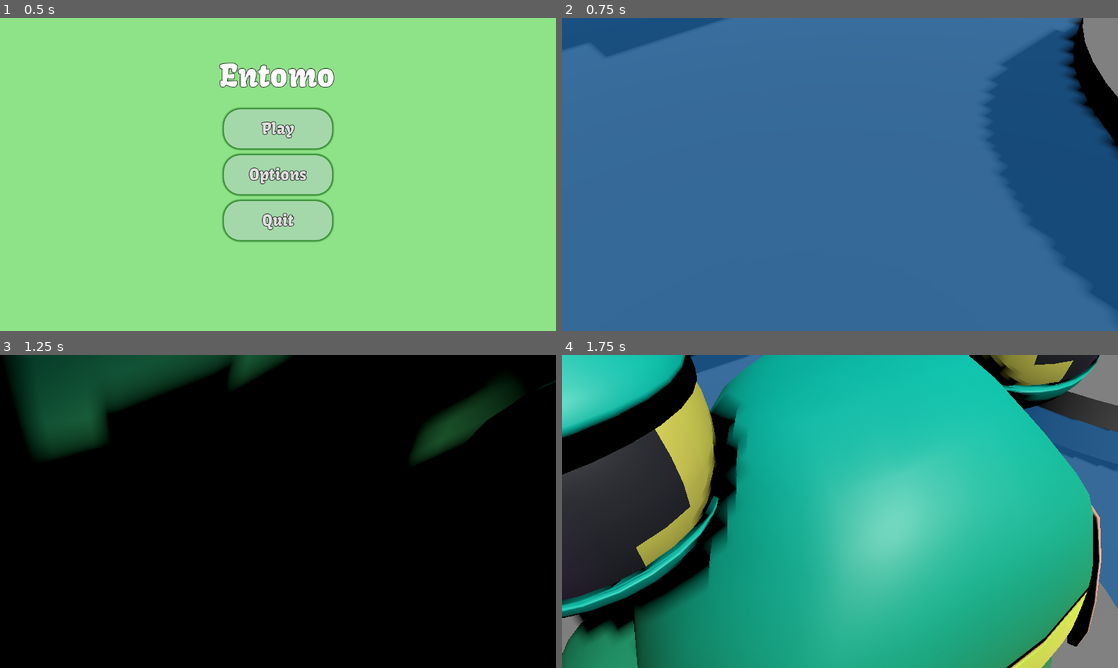
Above: before the commit, frames 1-4 (two rows, left to right).
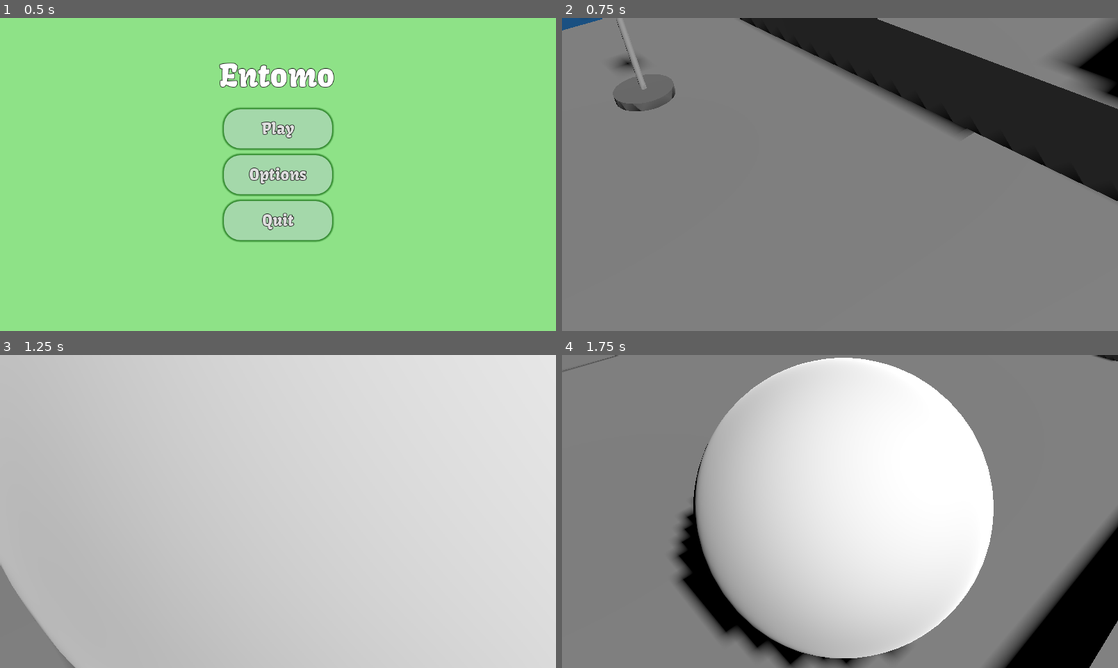
Above: after the commit, the same moments.

Repository: melonboyo/entomo
Game: Godot game, scene res://Scenes/Menus/MainMenu/MainMenu.tscn
Same seed, same stepped clock (60 frames per second), same inputs: the game is played once before the commit and once after it.
Inputs (mouse positions are in pixels of both pictures, inside the frame that each line leads up to):
- Up to frame 1 (0.5 s): no input
- Up to frame 2 (0.75 s): click "Play" at 0.5 s
- Up to frame 3 (1.25 s): no input
- Up to frame 4 (1.75 s): tap Enter at 1.25 s; move the mouse to (962, 495) at 1.27 s; hold D (move_right) from 1.28 s (still down); tap Space (move_jump) at 1.35, 1.52 s; click (962, 495) at 1.42 s

Frame 1 is identical in both runs. In frame 2, 100% of the frame differs, in the area x 0-100%, y 0-100%; in frame 3, 100%; in frame 4, 98%.

Commit message:
Added switch and swish

Diff:
--- a/AudioManager/audio_manager.gd
+++ b/AudioManager/audio_manager.gd
@@ -4,8 +4,10 @@
 @onready var music_player = $poop
 @export_dir var music_folder_path: String = "res://Audio/Music"
 @export_dir var frog_folder_path: String = "res://Audio/SFX/Frog/"
+@export_dir var switch_folder_path: String = "res://Audio/SFX/Switch/"
 var songlist: Dictionary = {}  # Dictionary to store song references by name
 var froglist: Dictionary = {}  # Dictionary to store song references by name
+var switchlist: Dictionary = {}  # Dictionary to store song references by name
 
 
 
@@ -14,7 +16,7 @@
 func _ready() -> void:
 	load_music_files()
 	load_frog_sfx_pack()
-
+	load_switch_sfx_pack()
 
 func load_music_files(folder_path: String = ""):
 	# Standard
@@ -56,8 +58,23 @@
 		dir.list_dir_end()
 	else:
 		print("Error: Could not open folder at path:", music_folder_path + folder_path)
-	print(froglist)
 
+func load_switch_sfx_pack(folder_path: String = ""):
+	var sfx_num = 0
+	var dir: DirAccess = DirAccess.open(switch_folder_path + folder_path)
+	if dir:
+		dir.list_dir_begin()
+		var file_name = dir.get_next()
+		while file_name != "":
+			if file_name != "." and file_name != "..":
+				var full_path = switch_folder_path + folder_path + "/" + file_name
+				if file_name.ends_with(".wav.import") or file_name.ends_with(".mp3.import") or file_name.ends_with(".ogg.import"):
+					switchlist[sfx_num] = full_path.get_basename()
+					sfx_num += 1
+			file_name = dir.get_next()
+		dir.list_dir_end()
+	else:
+		print("Error: Could not open folder at path:", music_folder_path + folder_path)
 # Uses and instantiates the sound_effect.tscn
 func play_sfx(path: String, volume_modifier: float = 0):
 	var sfx = sfx_scene.instantiate()
@@ -72,6 +89,15 @@
 	sfx.stream = load(froglist.get(num))
 	sfx.volume_db = 0 + volume_modifier
 	add_child(sfx)
+
+func play_switch_sfx_pack(volume_modifier: float = 0):
+	var sfx = sfx_scene.instantiate()
+	var num = randi_range(0, 2)
+	print(switchlist.get(num))
+	sfx.stream = load(switchlist.get(num))
+	sfx.volume_db = 0 + volume_modifier
+	add_child(sfx)
+
 
 
 # Uses paths, not AudioStream.
--- a/Characters/Generic/GenericCharacterController.gd
+++ b/Characters/Generic/GenericCharacterController.gd
@@ -85,6 +85,7 @@
 	resetAbilities()
 	game_state_manager.switchCharacter(current_switchable_character)
 	current_switchable_character.held_character = self
+	AudioManager.play_switch_sfx_pack(-15.0)
 	disable()
 
 func resetAbilities():
--- a/Characters/Pillbug/Pillbug.gd
+++ b/Characters/Pillbug/Pillbug.gd
@@ -61,6 +61,9 @@
 	if is_on_floor():
 		isDashing = true
 
+
+
 func jumpButtonReleased() -> void:
 	isDashing = false;
 	timeDashed = 0
+	AudioManager.play_sfx("res://Audio/SFX/Rolypoly/swish.wav")
--- a/GameStateManager/GameStateManager.gd
+++ b/GameStateManager/GameStateManager.gd
@@ -15,7 +15,7 @@
 signal show_death_screen()
 # Called when the node enters the scene tree for the first time.
 func _ready() -> void:
-	##AudioManager.play_music("Froggu_Final")
+	AudioManager.play_music("Froggu_Final", -5)
 	if(first_flag != null):
 		show_flag(first_flag)
 
--- a/Scenes/Levels/level1.tscn
+++ b/Scenes/Levels/level1.tscn
@@ -55,7 +55,7 @@
 transform = Transform3D(1.01827, 0, 0, 0, 1.01827, 0, 0, 0, 1.01827, 0, 0, 0)
 
 [node name="GameStateManager" parent="." node_paths=PackedStringArray("currentPossessedCreature", "camera", "first_flag") instance=ExtResource("2_cqo16")]
-currentPossessedCreature = NodePath("../Frog")
+currentPossessedCreature = NodePath("../Pillbug")
 camera = NodePath("../CameraRoot/RotationRoot/Camera3D")
 first_flag = NodePath("../Flag")
 
Not shown, changed: Audio/SFX/Rolypoly/swish.wav.import
Not shown, changed: Audio/SFX/Switch/switch_1.wav.import
Not shown, changed: Audio/SFX/Switch/switch_2.wav.import
Not shown, changed: Audio/SFX/Switch/switch_3.wav.import
Not shown, added: Audio/SFX/Rolypoly/swish.wav
Not shown, added: Audio/SFX/Switch/switch_1.wav
Not shown, added: Audio/SFX/Switch/switch_2.wav
Not shown, added: Audio/SFX/Switch/switch_3.wav
